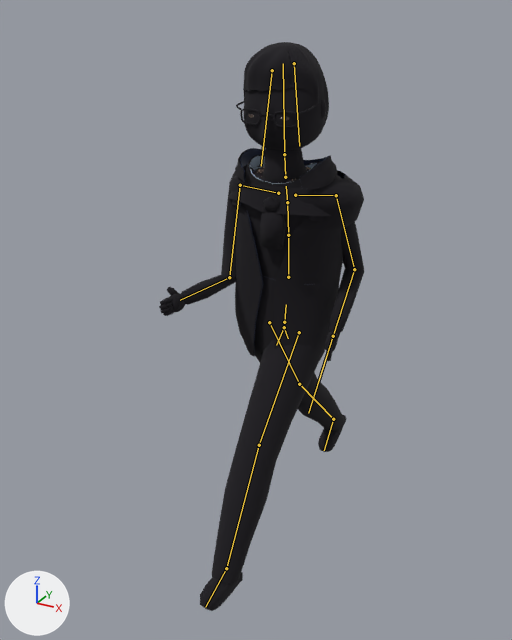
The FBX model unity/KatsushikaCampusDays/Assets/Models/Characters/prof/prof.fbx as it was, and as the next commit left it.
The view is the same before and after, from a camera (50 mm lens) standing at (0.937, -1.915, 1.777) and looking at (-0.082, -0.064, 0.852). The axes (+X, +Y, +Z) are drawn at lower left. The lights are the same throughout. The older version comes first. Both versions are drawn at frame 11 of the action 'Armature|Run'; the numbers are the values there. The bones that change, and the others that lie on the model, are drawn over the model as lines.

Names of what the first picture shows: 'prof', 'prof_outline'.
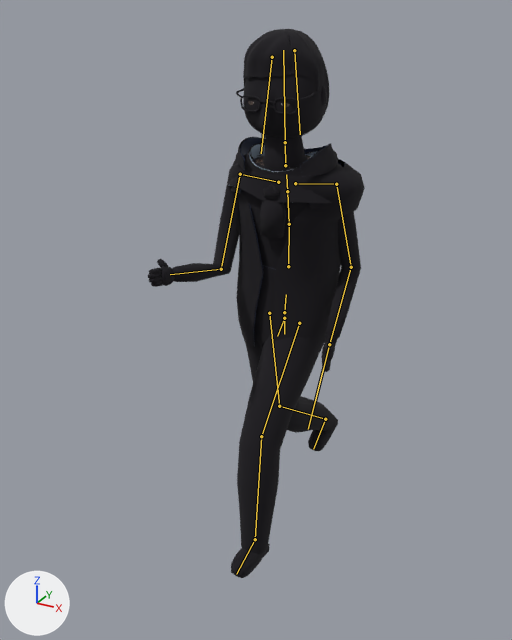
Location of each change, [x1, y1, x2, y2] in pixels of the pictures (512 x 640 px):
'prof_outline', posed
    before: [159, 42, 364, 611]
    after: [148, 29, 365, 578]
'prof', posed (9% wider)
    before: [239, 87, 345, 356]
    after: [230, 76, 346, 347]
bone 'Hips', root to tip
    before: (284, 322) to (286, 304)
    after: (284, 312) to (286, 294)
bone 'LeftUpperArm', root to tip
    before: (336, 195) to (354, 269)
    after: (336, 184) to (351, 267)
bone 'LeftLowerArm', root to tip
    before: (354, 269) to (333, 336)
    after: (351, 267) to (329, 344)
bone 'RightUpperArm', root to tip
    before: (240, 185) to (229, 277)
    after: (240, 174) to (221, 269)
bone 'LeftUpperLeg', root to tip
    before: (299, 332) to (259, 445)
    after: (299, 323) to (261, 436)
bone 'LeftLowerLeg', root to tip
    before: (259, 445) to (226, 568)
    after: (261, 436) to (255, 539)
bone 'LeftFoot', root to tip
    before: (226, 568) to (205, 607)
    after: (255, 539) to (236, 574)
bone 'RightUpperLeg', root to tip
    before: (269, 322) to (299, 384)
    after: (269, 313) to (279, 406)
bone 'RightLowerLeg', root to tip
    before: (299, 384) to (333, 419)
    after: (279, 406) to (325, 419)
bone 'RightFoot', root to tip
    before: (333, 419) to (324, 450)
    after: (325, 419) to (313, 449)

The change, as a diff of the scene's bpy script:
```diff
--- a/unity/KatsushikaCampusDays/Assets/Models/Characters/prof/prof.fbx.py
+++ b/unity/KatsushikaCampusDays/Assets/Models/Characters/prof/prof.fbx.py
@@ bone_hips @@
 bone_hips = bpy.data.objects['Armature'].pose.bones['Hips']
-bone_hips.location = (-0.009, -0.054, 0.0)
+bone_hips.location = (-0.009, -0.02, 0.0)
@@ bone_leftupperarm @@
 bone_leftupperarm = bpy.data.objects['Armature'].pose.bones['LeftUpperArm']  # child of 'LeftShoulder'
-bone_leftupperarm.rotation_quaternion = (0.947, -0.069, 0.045, 0.31)  # degrees (-6, 7, 36)
+bone_leftupperarm.rotation_quaternion = (0.954, -0.117, 0.022, 0.274)  # degrees (-12, 6, 31)
@@ bone_leftlowerarm @@
 bone_leftlowerarm = bpy.data.objects['Armature'].pose.bones['LeftLowerArm']  # child of 'LeftUpperArm'
-bone_leftlowerarm.rotation_quaternion = (0.734, -0.592, -0.076, -0.324)  # degrees (-71, -30, -26)
+bone_leftlowerarm.rotation_quaternion = (0.855, -0.426, 0.015, -0.294)  # degrees (-49, -13, -32)
@@ bone_rightupperarm @@
 bone_rightupperarm = bpy.data.objects['Armature'].pose.bones['RightUpperArm']  # child of 'RightShoulder'
-bone_rightupperarm.rotation_quaternion = (0.947, -0.282, 0.061, -0.139)  # degrees (-34, 2, -17)
+bone_rightupperarm.rotation_quaternion = (0.93, -0.345, 0.093, -0.083)  # degrees (-41, 7, -13)
@@ bone_leftupperleg @@
 bone_leftupperleg = bpy.data.objects['Armature'].pose.bones['LeftUpperLeg']  # child of 'Hips'
-bone_leftupperleg.rotation_quaternion = (0.943, -0.331, -0.008, -0.028)  # degrees (-39, -2, -3)
+bone_leftupperleg.rotation_quaternion = (0.955, -0.296, -0.005, -0.023)  # degrees (-34, -1, -2)
@@ bone_leftlowerleg @@
 bone_leftlowerleg = bpy.data.objects['Armature'].pose.bones['LeftLowerLeg']  # child of 'LeftUpperLeg'
-bone_leftlowerleg.rotation_quaternion = (0.995, 0.1, -0.001, -0.001)  # degrees (11, 0, 0)
+bone_leftlowerleg.rotation_quaternion = (0.962, 0.272, -0.002, -0.002)  # degrees (32, 0, 0)
@@ bone_leftfoot @@
 bone_leftfoot = bpy.data.objects['Armature'].pose.bones['LeftFoot']  # child of 'LeftLowerLeg'
-bone_leftfoot.rotation_quaternion = (0.984, 0.179, 0.005, -0.022)  # degrees (21, 1, -2)
+bone_leftfoot.rotation_quaternion = (0.999, -0.031, 0.001, -0.028)  # degrees (-4, 0, -3)
@@ bone_rightupperleg @@
 bone_rightupperleg = bpy.data.objects['Armature'].pose.bones['RightUpperLeg']  # child of 'Hips'
-bone_rightupperleg.rotation_quaternion = (0.96, 0.278, 0.012, -0.029)  # degrees (32, 2, -3)
+bone_rightupperleg.rotation_quaternion = (0.996, 0.073, 0.004, -0.044)  # degrees (8, 1, -5)
@@ bone_rightlowerleg @@
 bone_rightlowerleg = bpy.data.objects['Armature'].pose.bones['RightLowerLeg']  # child of 'RightUpperLeg'
-bone_rightlowerleg.rotation_quaternion = (0.995, 0.1, 0.001, 0.001)  # degrees (11, 0, 0)
+bone_rightlowerleg.rotation_quaternion = (0.912, 0.41, 0.002, 0.002)  # degrees (48, 0, 0)
@@ bone_rightfoot @@
 bone_rightfoot = bpy.data.objects['Armature'].pose.bones['RightFoot']  # child of 'RightLowerLeg'
-bone_rightfoot.rotation_quaternion = (0.982, -0.178, -0.047, -0.035)  # degrees (-20, -6, -3)
+bone_rightfoot.rotation_quaternion = (0.922, -0.384, -0.046, -0.015)  # degrees (-45, -6, 0)
```
